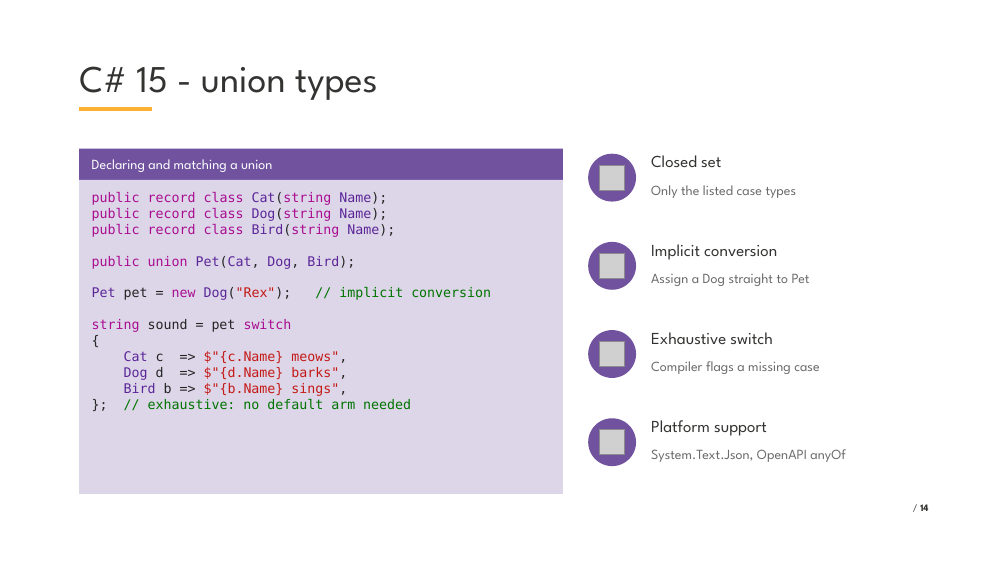
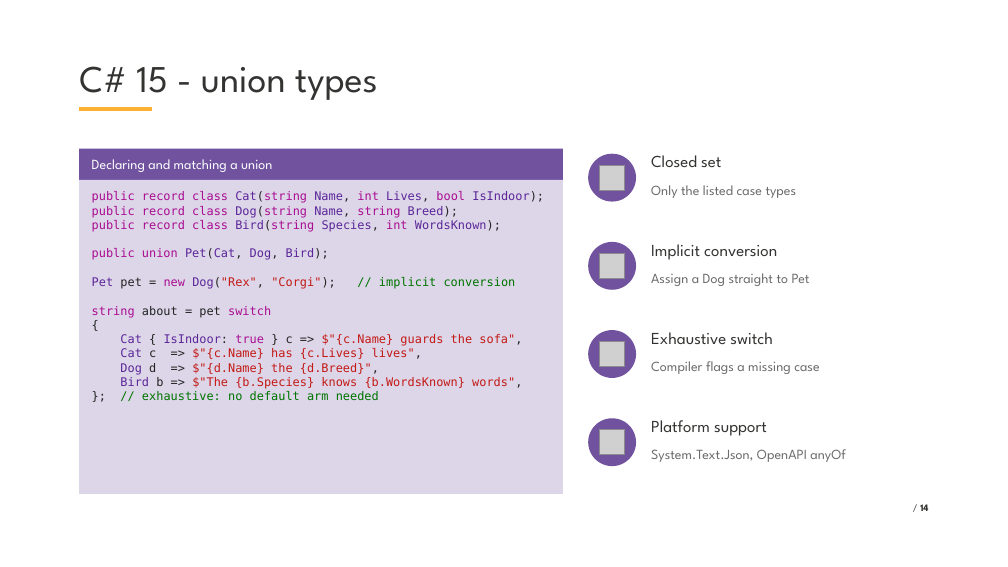
Before and after one commit to VladislavAntonyuk/HomeManagement, a slide deck: slide 14 of .NET Conf 2026 - Ukraine.pptx. Drawn at 1008x567 pixels with LibreOffice and Linux fonts; fonts in the diff are those of the drawing; grey boxes stand for pictures; background and template pictures are left out. Boxes give left, top, right and bottom in pixels: in the first picture for what was removed or moved away, otherwise in the second. Text is boxed around its words. In the diff, an @@ line names an element or a change of style, - is before the commit and + after.

```diff
--- a/.NET Conf 2026 - Ukraine.pptx
+++ b/.NET Conf 2026 - Ukraine.pptx
@@ text in rectangle at bbox=[92, 191, 544, 232]: text changed; size 19 to 17 pt @@
-public record class Cat(string Name);
-public record class Dog(string Name);
-public record class Bird(string Name);
+public record class Cat(string Name, int Lives, bool IsIndoor);
+public record class Dog(string Name, string Breed);
+public record class Bird(string Species, int WordsKnown);
@@ text in rectangle at bbox=[92, 248, 379, 400]: size 19 to 17 pt in "public union Pet(Cat, Dog, Bird);", "{", "}; // exhaustive: no default arm needed" @@
@@ text in rectangle at bbox=[92, 277, 516, 318]: text changed; size 19 to 17 pt @@
-Pet pet = new Dog("Rex"); // implicit conversion
-string sound = pet switch
+Pet pet = new Dog("Rex", "Corgi"); // implicit conversion
+string about = pet switch
@@ text in rectangle at bbox=[120, 334, 522, 389]: text changed; size 19 to 17 pt @@
-Cat c => $"{c.Name} meows",
-Dog d => $"{d.Name} barks",
-Bird b => $"{b.Name} sings",
+Cat { IsIndoor: true } c => $"{c.Name} guards the sofa",
+Cat c => $"{c.Name} has {c.Lives} lives",
+Dog d => $"{d.Name} the {d.Breed}",
+Bird b => $"The {b.Species} knows {b.WordsKnown} words",
```
Also in this commit, not shown: 17 other slides changed, 10 slides added, 5 slides removed, 38 other files.
